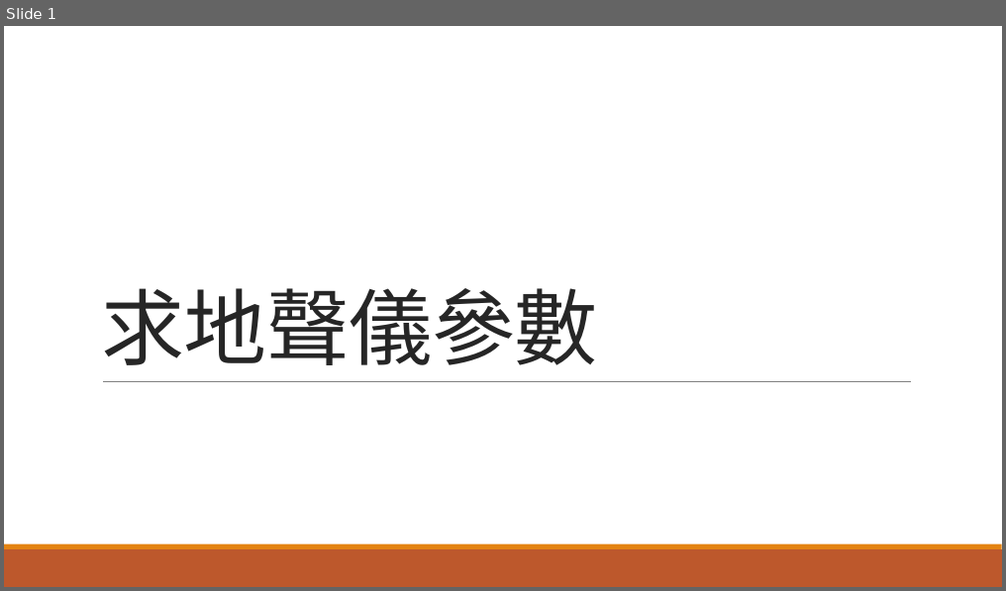
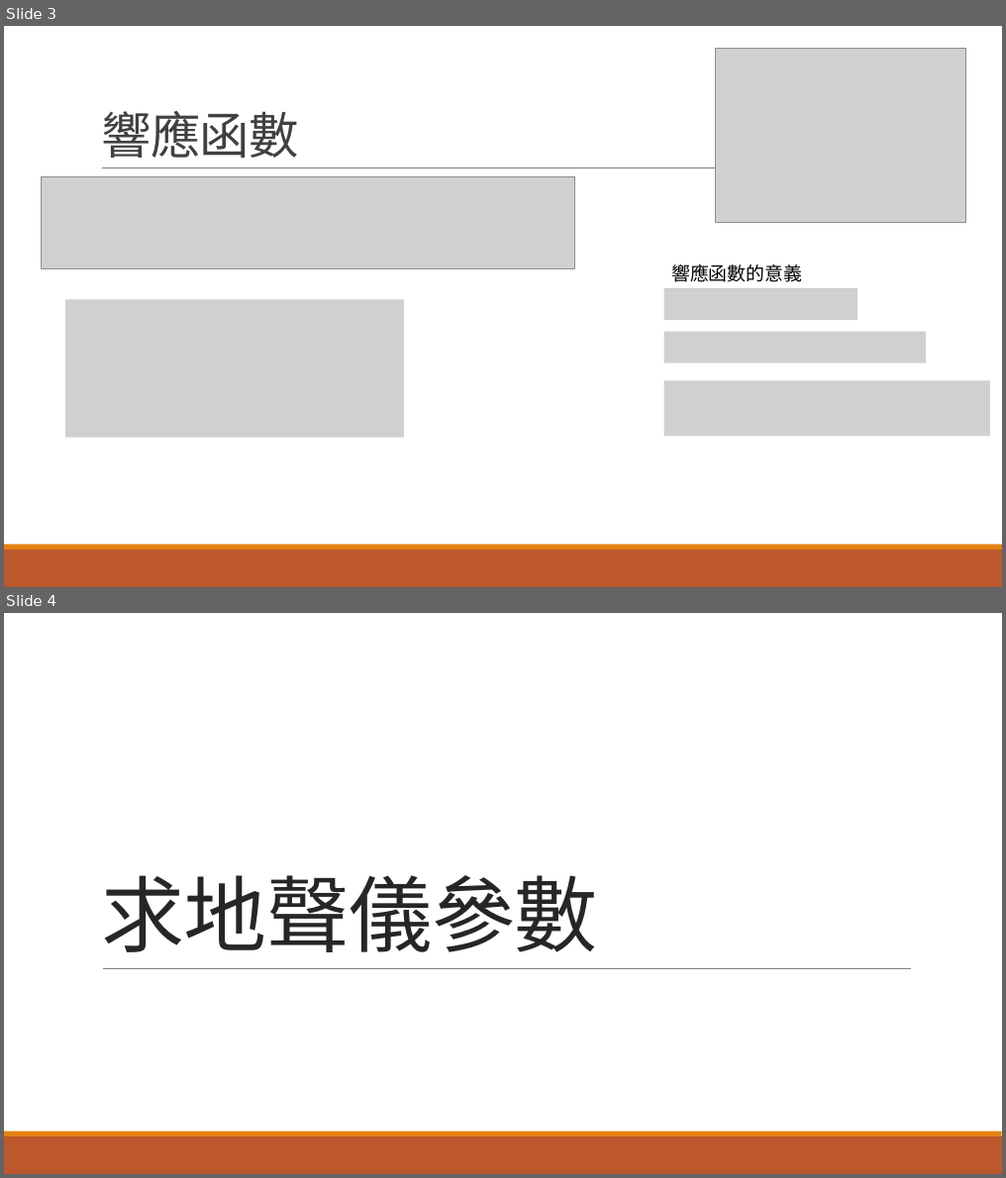
Before and after one commit to r889165/BackUpThesis, a slide deck: Geophone_Calibration/地聲儀求參數.pptx. Shown one above the other, each under a label of ours: slide 1 before the commit, slides 3 and 4 after it. The pictures are 1006x591 and 1006x1178 pixels, drawn with LibreOffice and Linux fonts; fonts in the diff are those of the drawing; grey boxes stand for pictures. Boxes give left, top, right and bottom in pixels: in the first picture for what was removed or moved away, otherwise in the second. Text is boxed around its words. In the diff, an @@ line names an element or a change of style, - is before the commit and + after.

```diff
--- a/Geophone_Calibration/地聲儀求參數.pptx
+++ b/Geophone_Calibration/地聲儀求參數.pptx
@@ slide 3 added at [4, 26, 1002, 587], background #FFFFFF; not listed: 2 template elements that a slide beside it also shows @@
@@ picture added at [715, 48, 965, 223] @@
@@ title added at [101, 111, 299, 158], 48 pt, text #404040 @@
+響應函數
@@ line added from (102, 169) to (918, 169), #808080 0.5 pt @@
@@ picture added at [41, 176, 574, 269] @@
@@ group added at [664, 265, 991, 436]: 3 pictures, 1 text @@
+響應函數的意義
@@ picture added at [65, 300, 404, 438] @@
@@ what was slide 1 is now slide 4 @@
```
Also in this commit, not shown: 8 slides changed, 16 other slides added, 4 slides removed, 20 other files.
